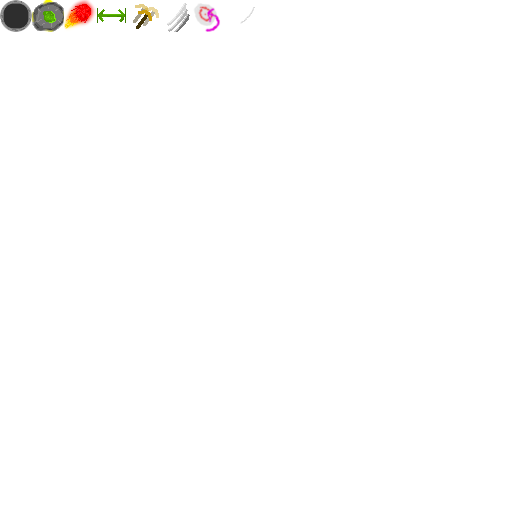
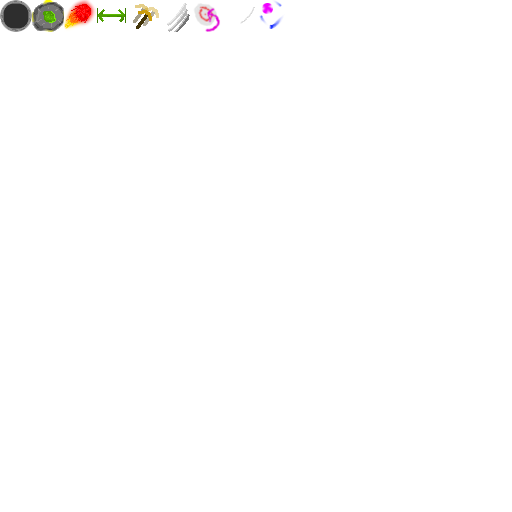
Before/after of a w=512, h=512 layered artwork. What changed in the layer stack:
added layer "9" above "4" over left=259, top=0, right=285, bottom=29
